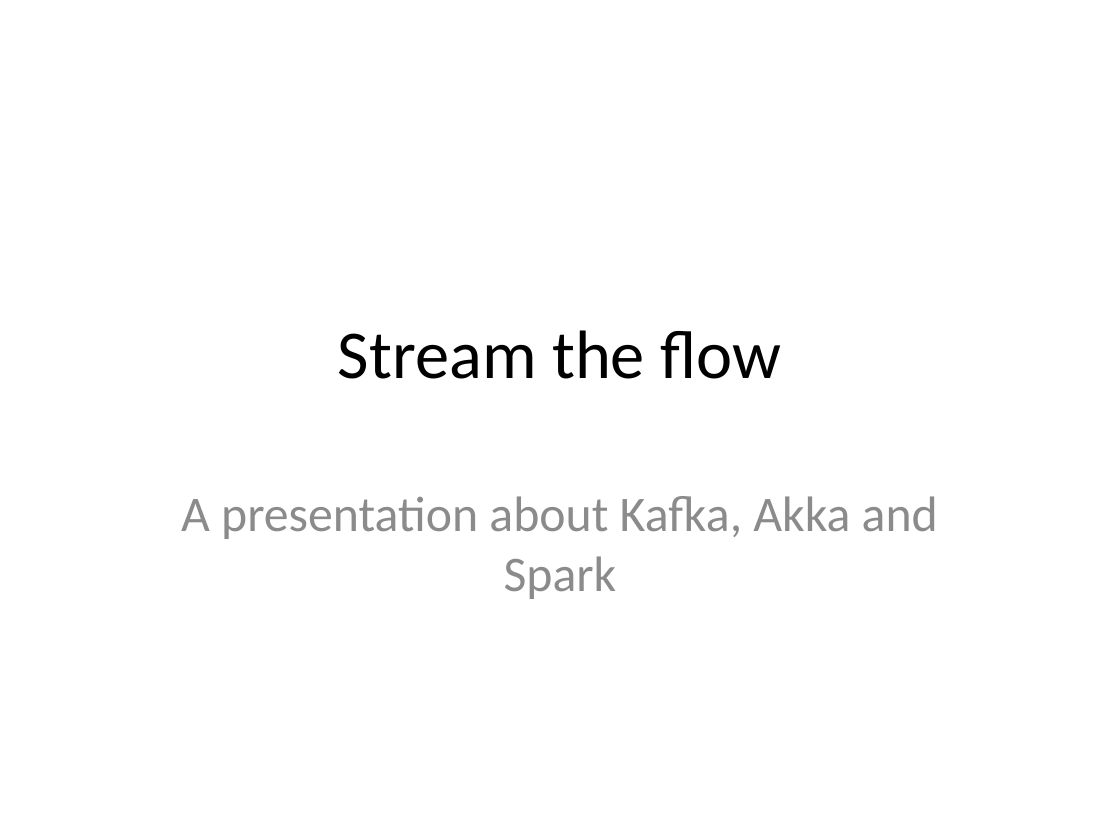
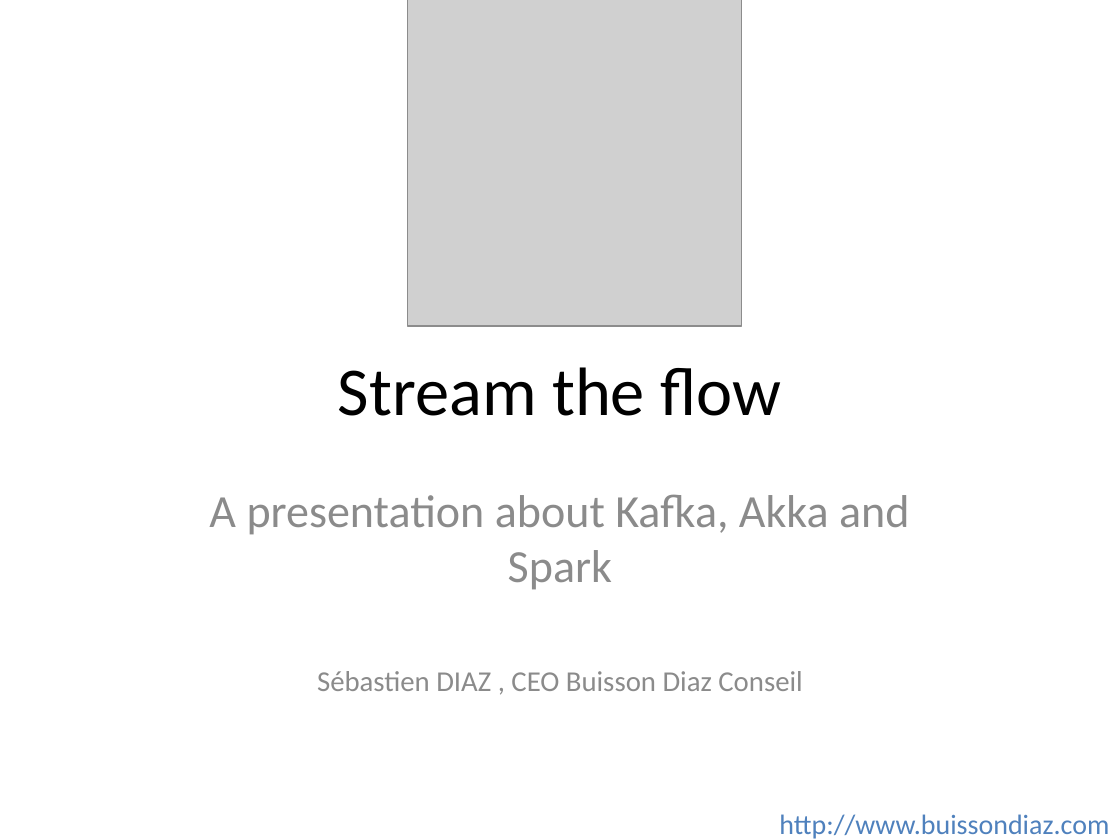
Before and after one commit to buidiaconseil/DemoKafkaAkkaSpark, a slide deck: slide 1 of KafkaAkkaDemo.pptx. Drawn at 1120x840 pixels with LibreOffice and Linux fonts; fonts in the diff are those of the drawing; grey boxes stand for pictures. Boxes give left, top, right and bottom in pixels: in the first picture for what was removed or moved away, otherwise in the second. Text is boxed around its words. In the diff, an @@ line names an element or a change of style, - is before the commit and + after.

```diff
--- a/KafkaAkkaDemo.pptx
+++ b/KafkaAkkaDemo.pptx
@@ picture added at box(408, 0, 741, 326) @@
@@ title "Stream the flow": place and size @@
-title "Stream the flow" at box(338, 330, 781, 379)
+title "Stream the flow" at box(338, 367, 781, 416)
@@ subtitle at box(209, 494, 909, 590): size 32 to 29.6 pt in "A presentation about Kafka, Akka and Spark" @@
@@ subtitle at box(317, 671, 802, 691): paragraph added @@
+Sébastien DIAZ , CEO Buisson Diaz Conseil
@@ text added at box(779, 814, 1109, 839), 18 pt, text #4F81BD @@
+http://www.buissondiaz.com
```
Also in this commit, not shown: 25 other slides changed, 2 other files.
